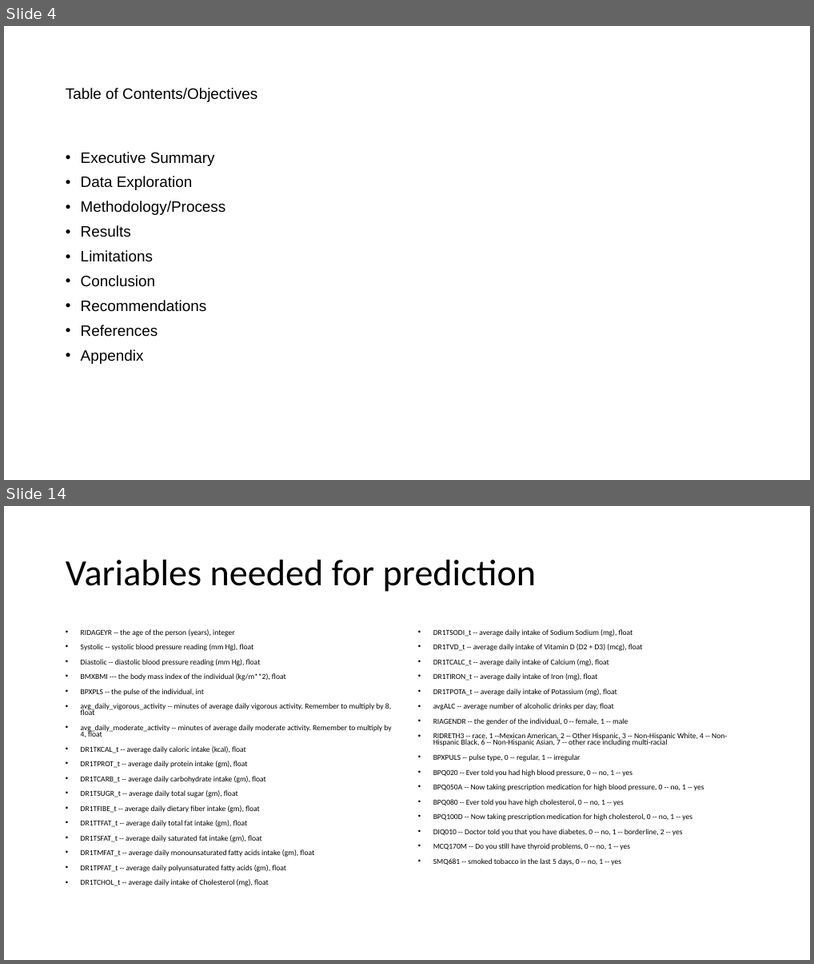
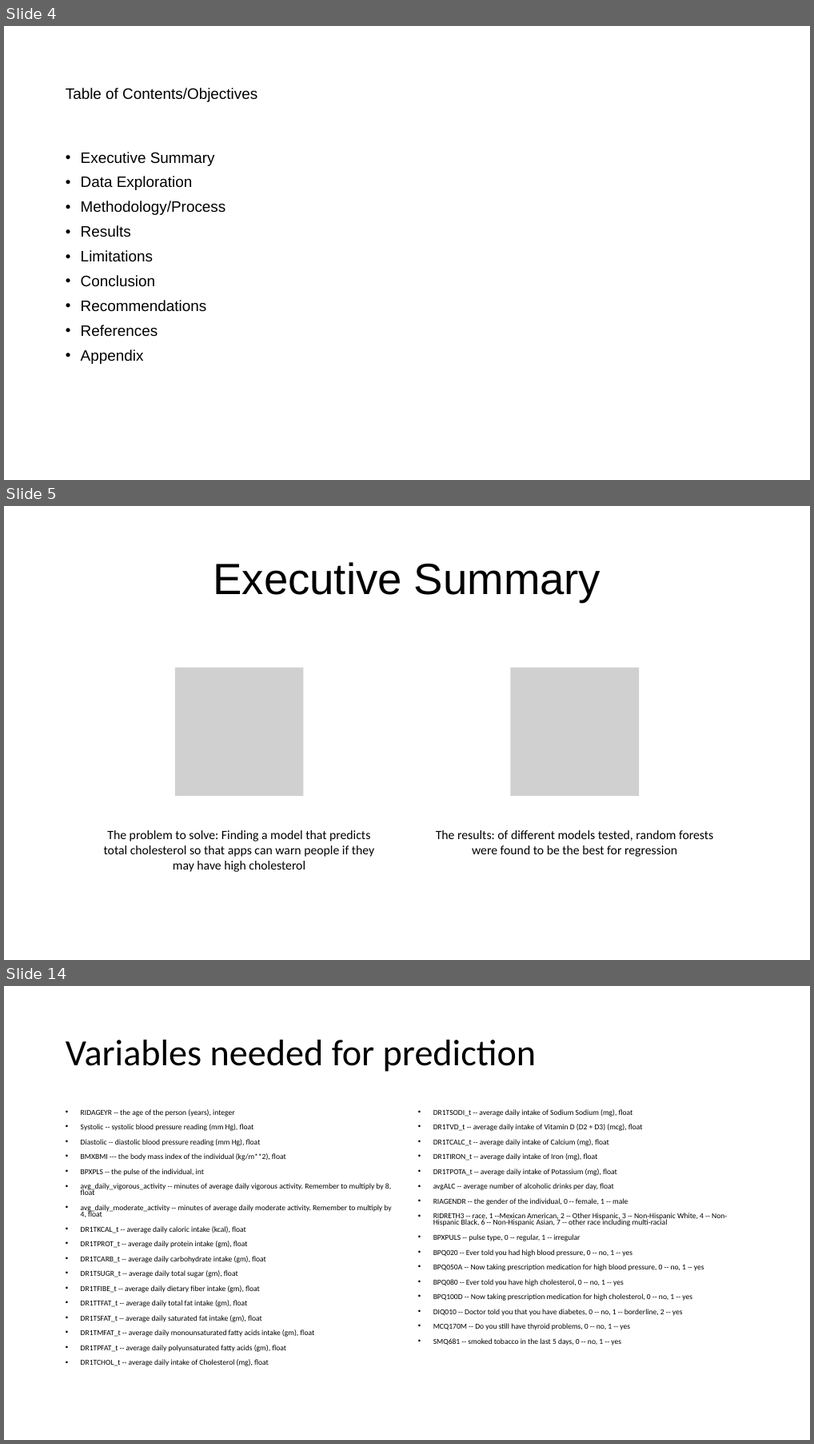
Before and after one commit to mathisme/ThinkfulDSFinalCapstone, a slide deck: Presentation.pptx. Shown one above the other, each under a label of ours: slides 4 and 14 before the commit, slides 4, 5 and 14 after it; the slides between them are not shown. The pictures are 814x964 and 814x1444 pixels, drawn with LibreOffice and Linux fonts; fonts in the diff are those of the drawing; grey boxes stand for pictures. Boxes give left, top, right and bottom in pixels: in the first picture for what was removed or moved away, otherwise in the second. Text is boxed around its words. In the diff, an @@ line names an element or a change of style, - is before the commit and + after.

```diff
--- a/Presentation.pptx
+++ b/Presentation.pptx
@@ slide 5 added at (x1=4, y1=506, x2=810, y2=960), background #FFFFFF @@
@@ title added at (x1=213, y1=562, x2=601, y2=602), 52 pt, text #000000 @@
+Executive Summary
@@ group added at (x1=104, y1=668, x2=714, y2=872): 2 pictures, 2 texts @@
+The problem to solve: Finding a model that predicts total cholesterol so that apps can warn people if they may have high cholesterol
+The results: of different models tested, random forests were found to be the best for regression
```
Also in this commit, not shown: 9 slides changed, 5 other slides added, 4 slides removed.
